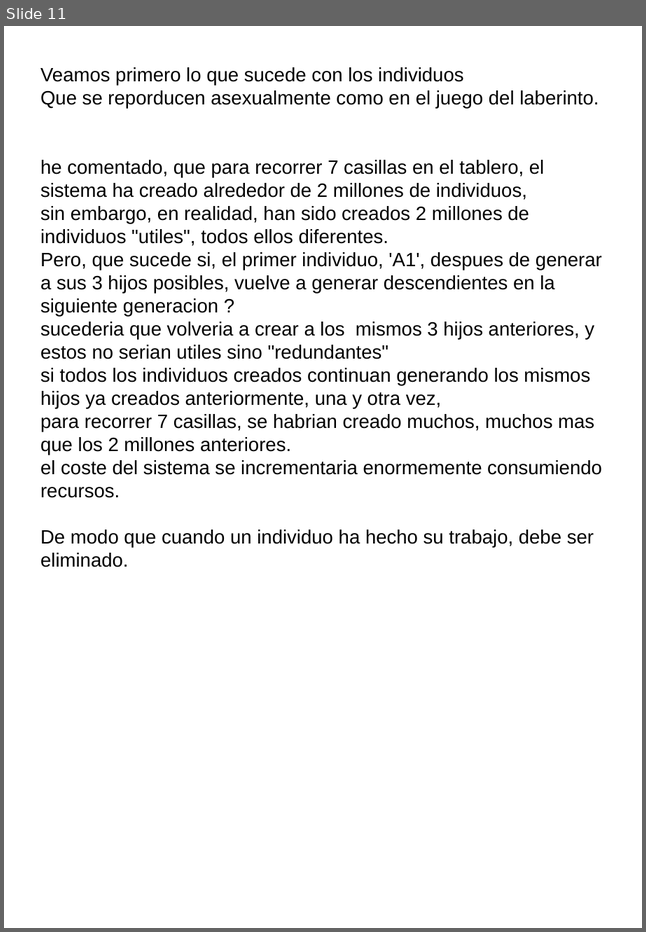
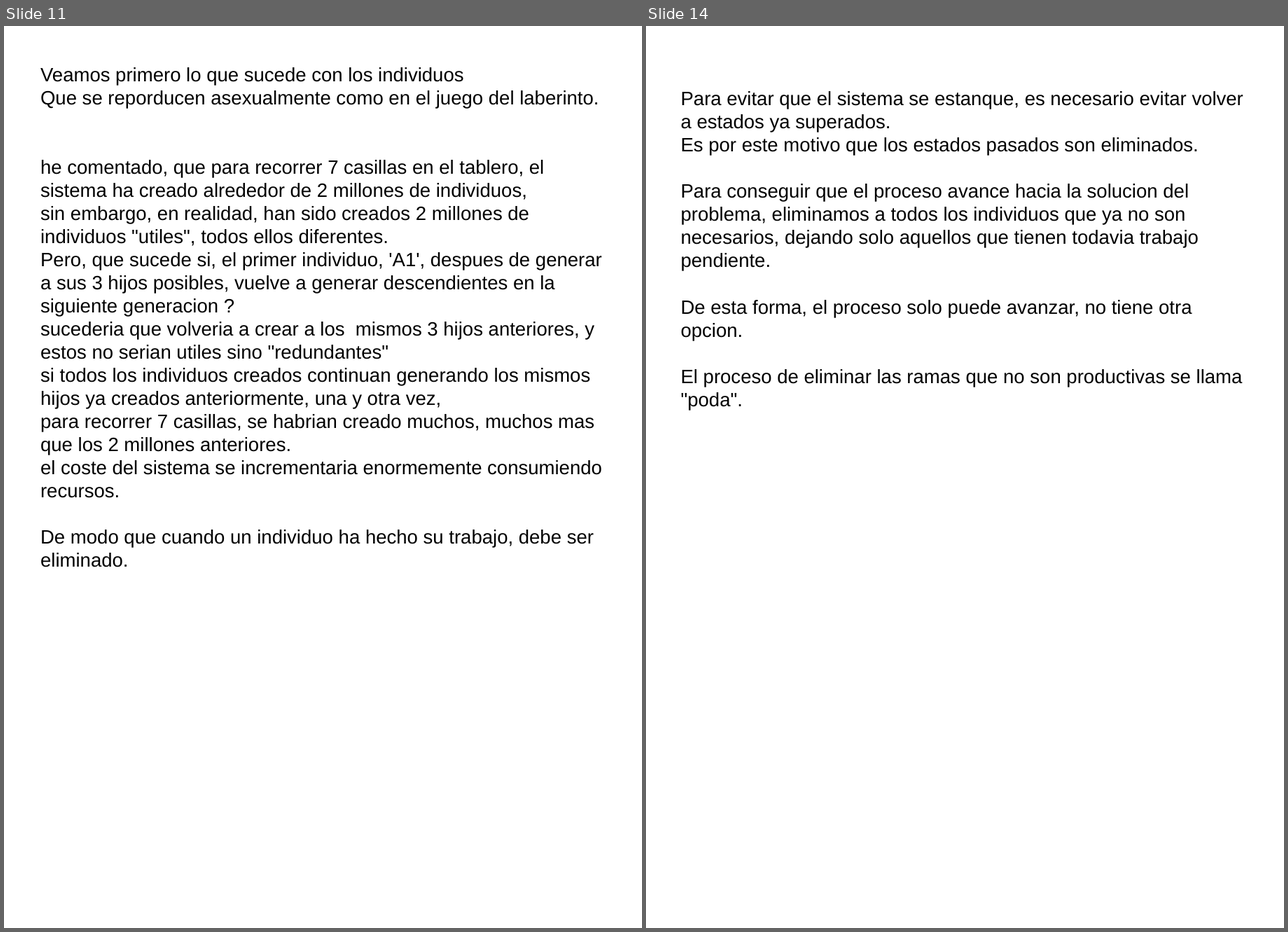
Before and after one commit to fabhrius/La-Cosa, a slide deck: capitulos/Poda/La Poda.odp. Shown side by side, each under a label of ours: slide 11 before the commit, slides 11 and 14 after it; the slides between them are not shown. The pictures are 646x932 and 1288x932 pixels, drawn with LibreOffice and Linux fonts; fonts in the diff are those of the drawing. Boxes give left, top, right and bottom in pixels: in the first picture for what was removed or moved away, otherwise in the second. Text is boxed around its words. In the diff, an @@ line names an element or a change of style, - is before the commit and + after.

```diff
--- a/capitulos/Poda/La Poda.odp
+++ b/capitulos/Poda/La Poda.odp
@@ slide 14 added at bbox=[646, 26, 1284, 928], background #FFFFFF @@
@@ text added at bbox=[681, 91, 1243, 386], 18 pt, text #000000 @@
+Para evitar que el sistema se estanque, es necesario evitar volver a estados ya superados.
+Es por este motivo que los estados pasados son eliminados.
+Para conseguir que el proceso avance hacia la solucion del problema, eliminamos a todos los individuos que ya no son necesarios, dejando solo aquellos que tienen todavia trabajo pendiente.
+De esta forma, el proceso solo puede avanzar, no tiene otra opcion.
+El proceso de eliminar las ramas que no son productivas se llama "poda".
```
Also in this commit, not shown: 1 slide changed, 1 slide removed, 2 other files.
